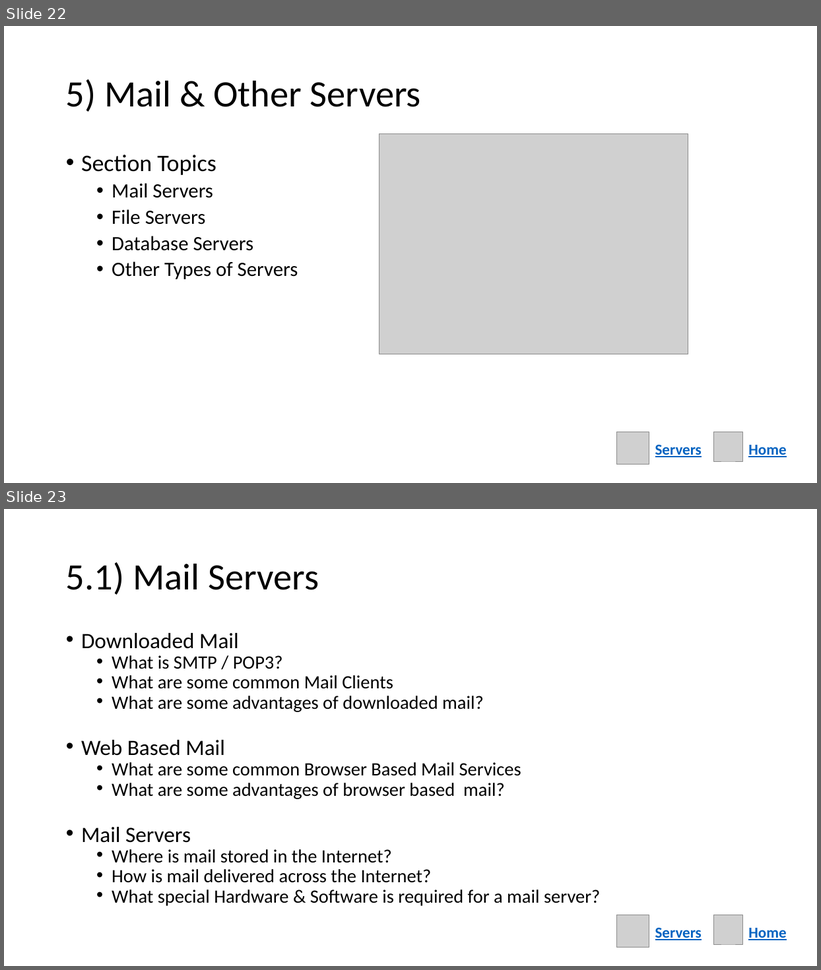
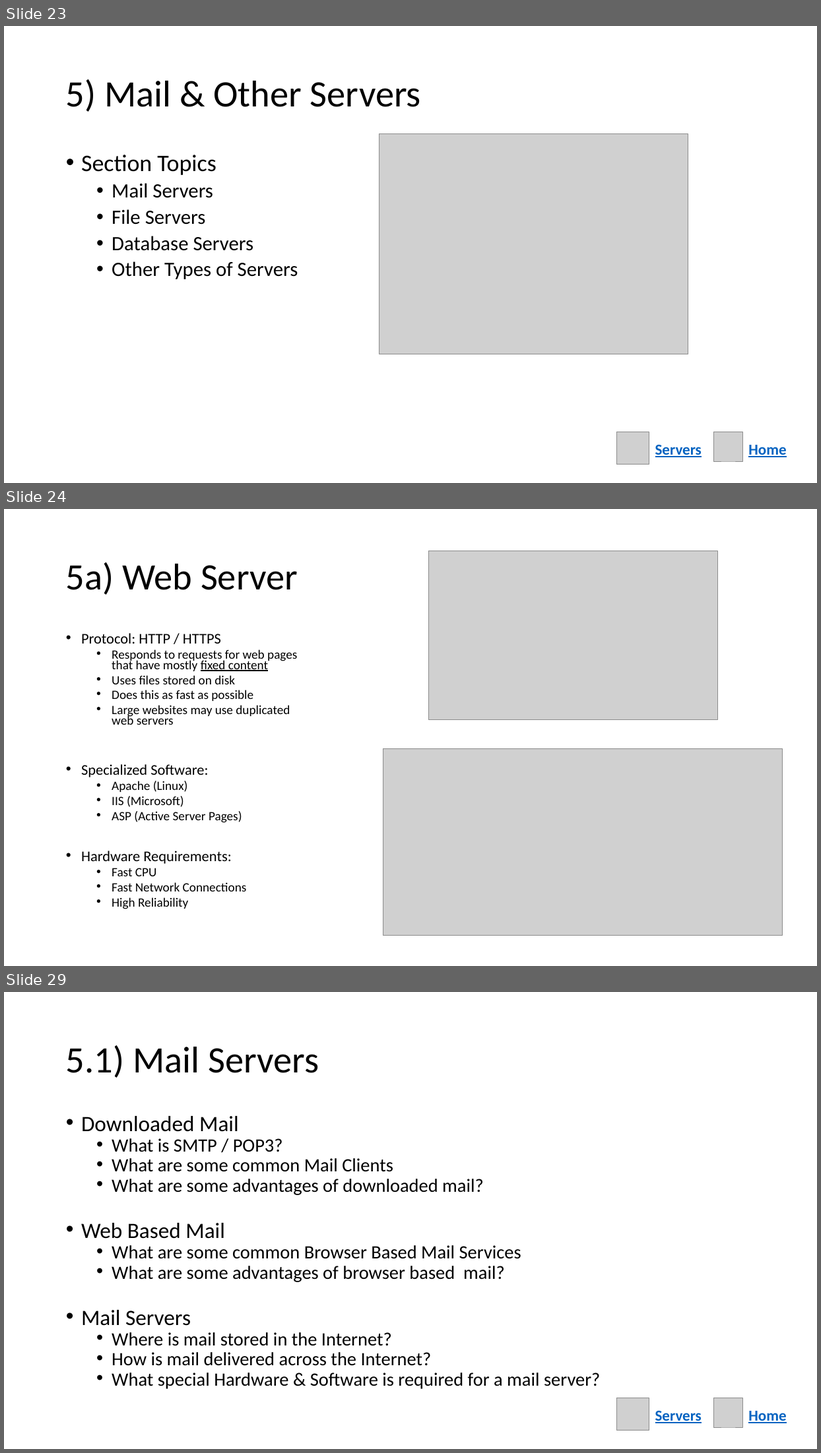
Before and after one commit to Greg5519/Old2O, a slide deck: Topic D Environments And Systems/Selected Networking Concepts.pptx. Shown one above the other, each under a label of ours: slides 22 and 23 before the commit, slides 23, 24 and 29 after it; the slides between them are not shown. The pictures are 821x970 and 821x1453 pixels, drawn with LibreOffice and Linux fonts; fonts in the diff are those of the drawing; grey boxes stand for pictures. Boxes give left, top, right and bottom in pixels: in the first picture for what was removed or moved away, otherwise in the second. Text is boxed around its words. In the diff, an @@ line names an element or a change of style, - is before the commit and + after.

```diff
--- a/Topic D Environments And Systems/Selected Networking Concepts.pptx
+++ b/Topic D Environments And Systems/Selected Networking Concepts.pptx
@@ slide 24 added at <box>4,509,817,966</box>, background #FFFFFF @@
@@ title added at <box>66,562,298,595</box>, 44 pt, text #000000 @@
+5a) Web Server
@@ picture added at <box>428,551,717,720</box> @@
@@ text added at <box>81,633,297,910</box>, 15 pt, text #000000 @@
+• Protocol: HTTP / HTTPS
+  • Responds to requests for web pages
+    that have mostly fixed content
+  • Uses files stored on disk
+  • Does this as fast as possible
+  • Large websites may use duplicated
+    web servers
+• Specialized Software:
+  • Apache (Linux)
+  • IIS (Microsoft)
+  • ASP (Active Server Pages)
+• Hardware Requirements:
+  • Fast CPU
+  • Fast Network Connections
+  • High Reliability
@@ picture added at <box>383,749,782,935</box> @@
@@ what was slide 22 is now slide 23 @@
@@ what was slide 23 is now slide 29 @@
```
Also in this commit, not shown: 5 other slides added, 6 other files.
